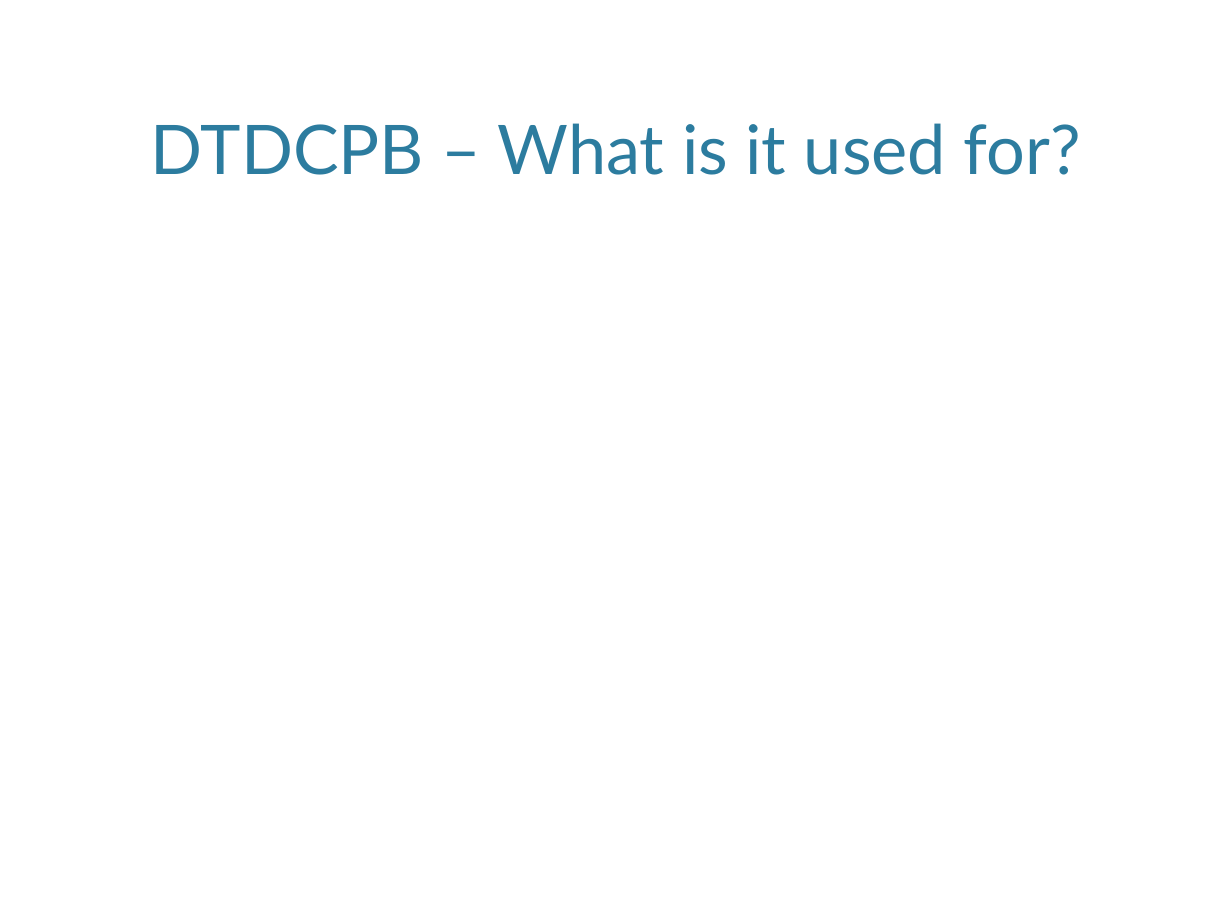
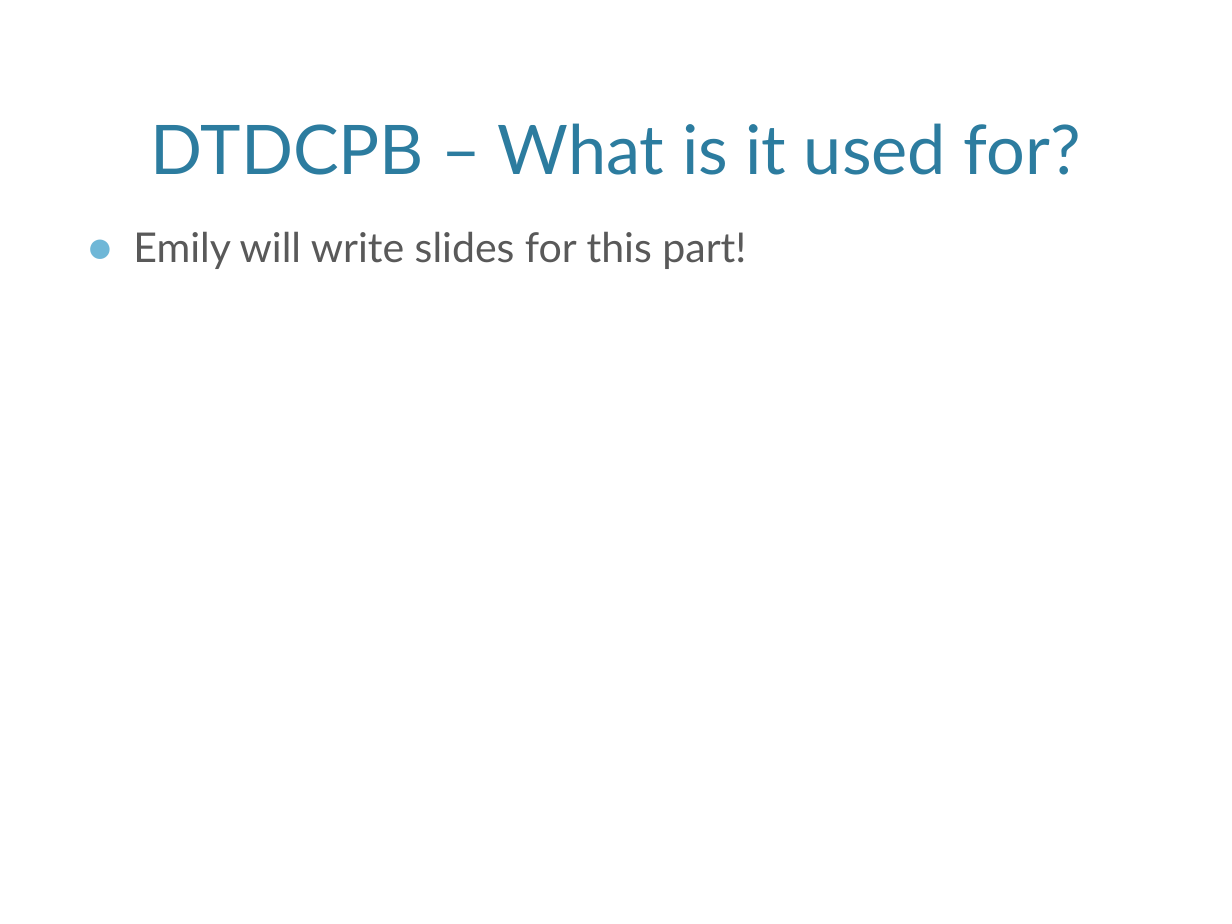
Before and after one commit to jjradler/565projectSp16, a slide deck: slide 2 of 565Presentation.pptx. Drawn at 1232x924 pixels with LibreOffice and Linux fonts; fonts in the diff are those of the drawing; background and template pictures are left out. Boxes give left, top, right and bottom in pixels: in the first picture for what was removed or moved away, otherwise in the second. Text is boxed around its words. In the diff, an @@ line names an element or a change of style, - is before the commit and + after.

Commit message:
another test of git/ppt friendliness

```diff
--- a/565Presentation.pptx
+++ b/565Presentation.pptx
@@ text added at <box>133,231,746,269</box>, 24 pt, text #595959 @@
+● Emily will write slides for this part!
```
